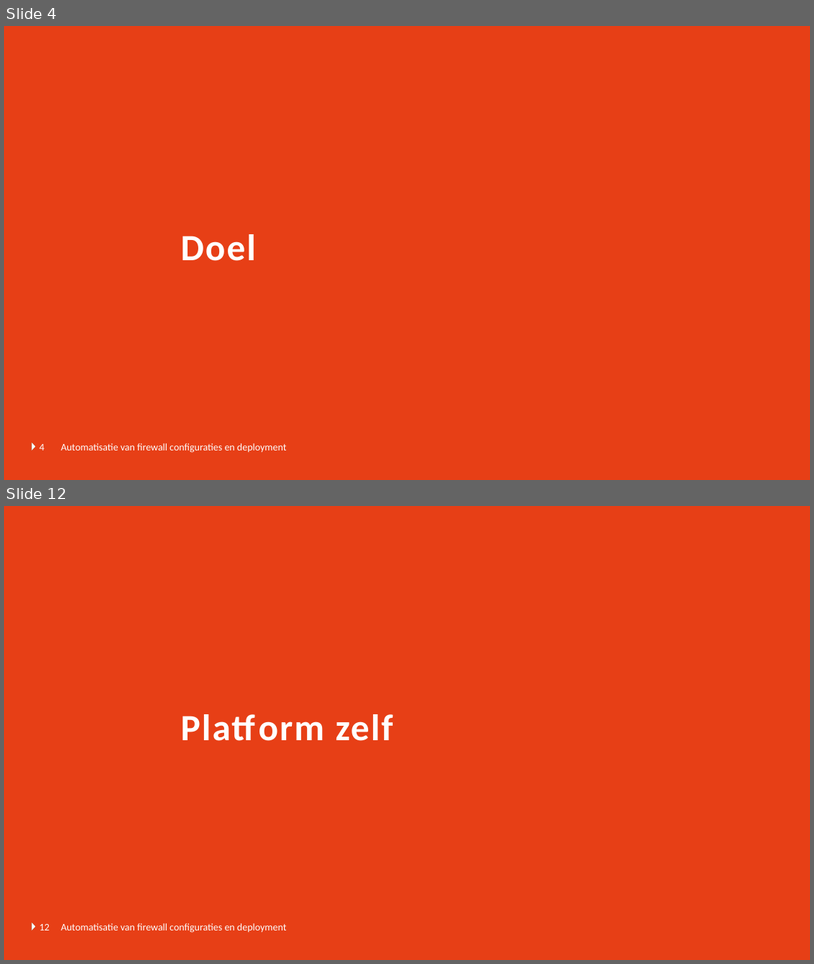
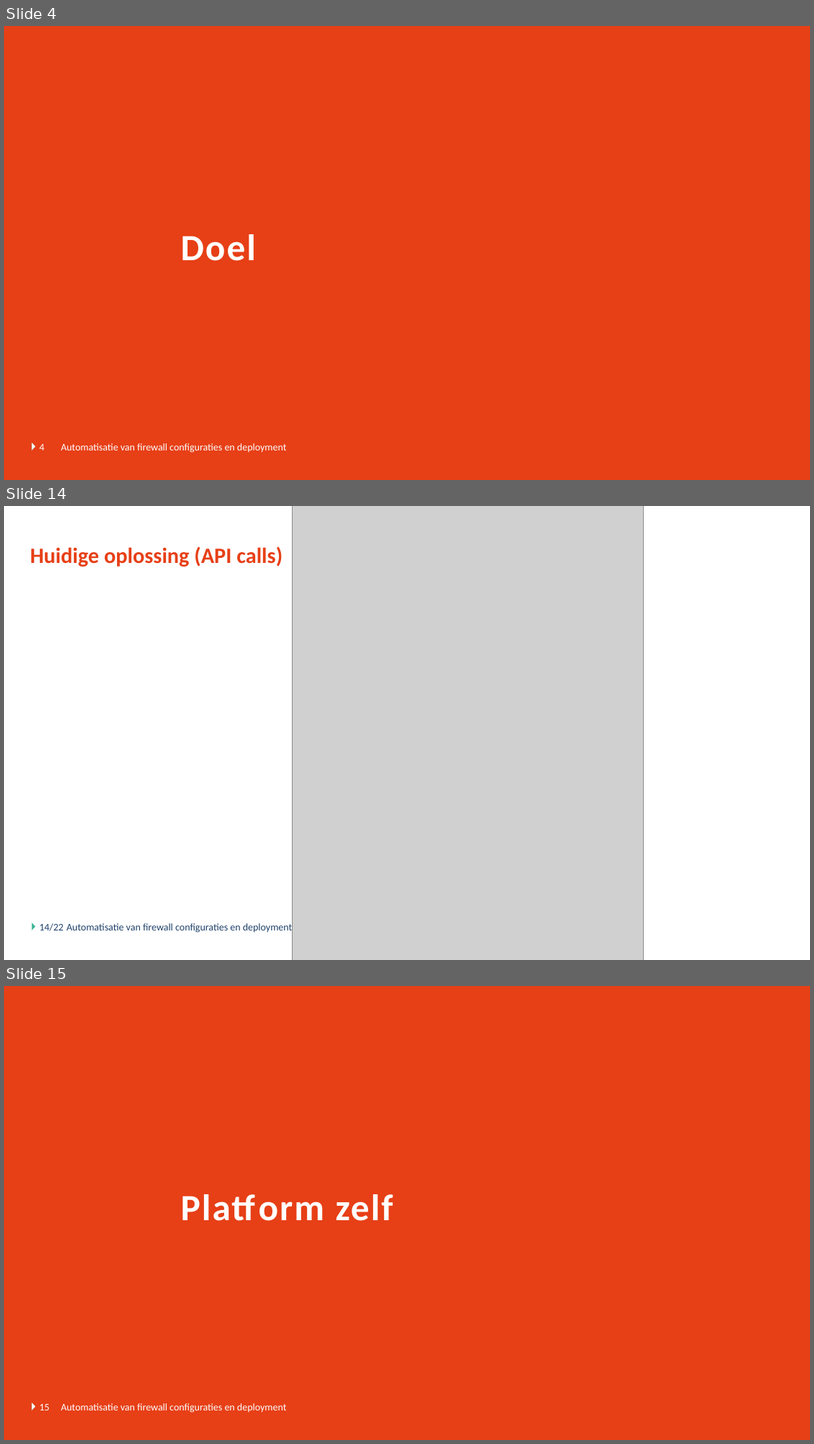
Before and after one commit to GerritVanMol/FirewallDeploymentPlatform, a slide deck: Documents/BachelorProef_VanMol_Gerrit_Verdediging.pptx. Shown one above the other, each under a label of ours: slides 4 and 12 before the commit, slides 4, 14 and 15 after it; the slides between them are not shown. The pictures are 814x964 and 814x1444 pixels, drawn with LibreOffice and Linux fonts; fonts in the diff are those of the drawing; grey boxes stand for pictures; background and template pictures are left out. Boxes give left, top, right and bottom in pixels: in the first picture for what was removed or moved away, otherwise in the second. Text is boxed around its words. In the diff, an @@ line names an element or a change of style, - is before the commit and + after.

```diff
--- a/Documents/BachelorProef_VanMol_Gerrit_Verdediging.pptx
+++ b/Documents/BachelorProef_VanMol_Gerrit_Verdediging.pptx
@@ slide 14 added at bbox=[4, 506, 810, 960], background #FFFFFF; not listed: 1 template element that a slide beside it also shows @@
@@ picture added at bbox=[293, 506, 644, 960] @@
@@ title added at bbox=[30, 546, 283, 566], 26 pt, text #E73F16, bold @@
+Huidige oplossing (API calls)
@@ page number added at bbox=[39, 923, 64, 931], 12 pt, text #1F416B @@
+14/22
@@ text added at bbox=[67, 921, 293, 933], 12 pt, text #1F416B @@
+Automatisatie van firewall configuraties en deployment
@@ what was slide 12 is now slide 15 @@
@@ page number at bbox=[39, 1404, 49, 1410]: text changed @@
-12
+15
```
Also in this commit, not shown: 12 slides changed, 2 other slides added, 4 other files.
